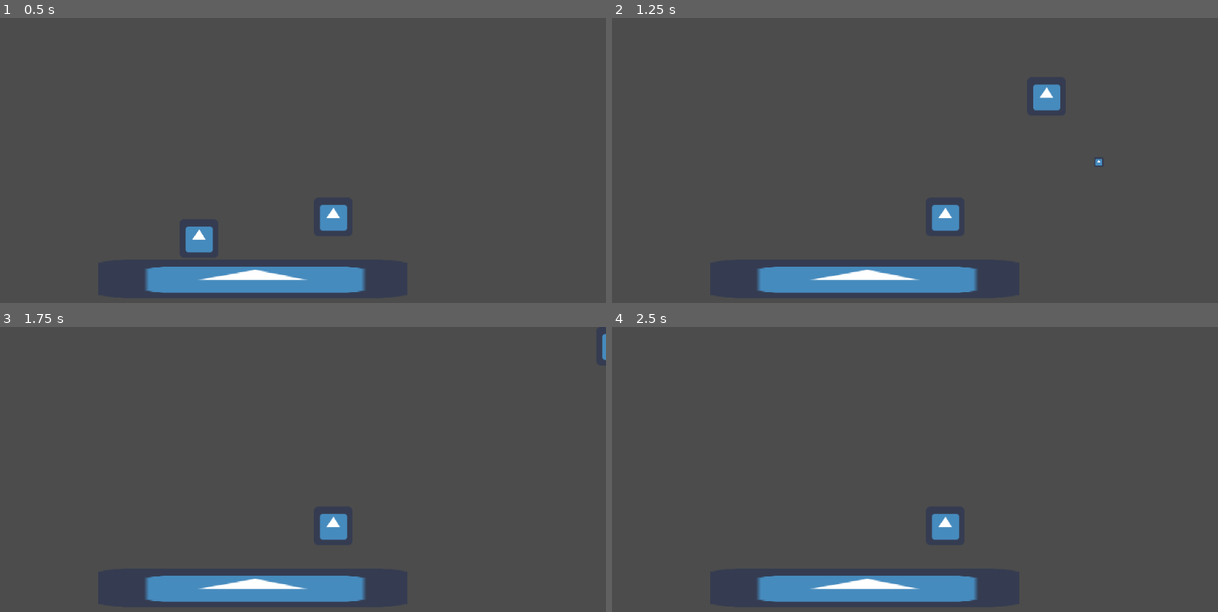
Above: before the commit, frames 1-4 (two rows, left to right).
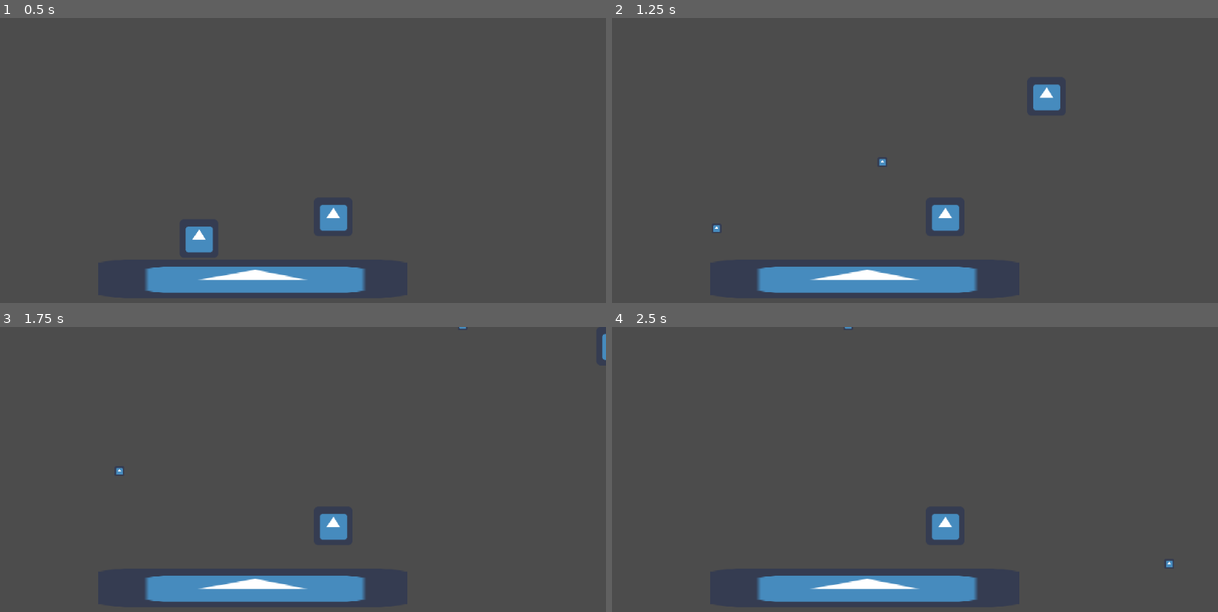
Above: after the commit, the same moments.

Repository: ValorZard/Climb-of-Destiny
Game: Godot game, scene res://Main.tscn
The game is run twice, just before and just after one commit, with the same random seed, the same clock (stepped at 60 frames per second) and the same inputs. The engine's default icon, where the game draws it, is replaced by a stand-in: a white triangle on a blue panel in a dark square.
Inputs (mouse positions are in pixels of both pictures, inside the frame that each line leads up to):
- Up to frame 1 (0.5 s): no input
- Up to frame 2 (1.25 s): move the mouse to (878, 271) at 0.52 s; press the mouse at (878, 271) at 0.53 s; hold D (walk_right) from 0.53 s (still down); tap Space (jump) at 0.77, 0.8, 1.07 s
- Up to frame 3 (1.75 s): keep holding D (walk_right); move the mouse to (484, 560) at 1.27 s; release the mouse at (484, 560) at 1.28 s; tap Space (jump) at 1.35, 1.52 s; click (484, 560) at 1.55 s
- Up to frame 4 (2.5 s): tap Space (jump) at 1.82, 2.3 s; move the mouse to (721, 452) at 2.02 s; release D (walk_right) at 2.03 s; press the mouse at (721, 452) at 2.03 s; hold A (walk_left) from 2.03 s (still down)

Frame 1 is identical in both runs. In frame 2, less than 0.1% of the frame differs, in the area x 16-81%, y 49-76%; in frame 3, less than 0.1%; in frame 4, less than 0.1%.

Commit message:
completely redo player, new BulletSpawner, bullet changes

Diff:
--- a/Bullets/Bullet.gd
+++ b/Bullets/Bullet.gd
@@ -1,44 +1,31 @@
 extends Area2D
 
-
-# Declare member variables here. Examples:
-# var a = 2
-# var b = "text"
 class_name Bullet
 
-var velocity := Vector2.ZERO
-var default_velocity := Vector2(800, 0)
+var bullet_velocity := Vector2.ZERO
 var damage : int = 10
-var facing_right := true
 
-var node_shot_from : Node # the owner of this node
+#var node_shot_from : Node # the owner of this node
 
-# Called when the node enters the scene tree for the first time.
-func _ready():
-	add_to_group("Bullets")
-	velocity = default_velocity
-
-func destroy_self():
-	self.queue_free()
-
-# Called every frame. 'delta' is the elapsed time since the previous frame.
-func _physics_process(delta):
-	self.position += velocity * delta
-	# set direction of velocity of bullet of the direction player is facing
-	if !facing_right:
-		if velocity.x > 0:
-			velocity.x = -velocity.x
-	else:
-		if velocity.x < 0:
-			velocity.x = -velocity.x
-	#print($Timer.is_stopped())
-	#print($Timer.time_left)
-	# when timer is done, delete bullet so we dont have a bunch of random bullets exists
-	if $Timer.is_stopped():
-		destroy_self()
+func _on_DespawnTimer_timeout():
+	destroy_self()
 
 func _on_Bullet_body_entered(body):
 	if body is Enemy:
 		body.health -= 1
 	if !body.is_in_group("Bullets"):
 		destroy_self()
+
+# Called when the node enters the scene tree for the first time.
+func _ready():
+	add_to_group("Bullets")
+
+# Called every frame. 'delta' is the elapsed time since the previous frame.
+func _physics_process(delta):
+	self.position += bullet_velocity * delta
+
+func destroy_self():
+	self.queue_free()
+
+func set_velocity(vel: Vector2):
+	bullet_velocity = vel
--- a/Bullets/Bullet.tscn
+++ b/Bullets/Bullet.tscn
@@ -15,10 +15,10 @@
 [node name="Hitbox" type="CollisionShape2D" parent="."]
 shape = SubResource( 1 )
 
-[node name="Timer" type="Timer" parent="."]
+[node name="DespawnTimer" type="Timer" parent="."]
 wait_time = 2.0
 one_shot = true
 autostart = true
 
-[connection signal="area_entered" from="." to="." method="_on_Bullet_area_entered"]
 [connection signal="body_entered" from="." to="." method="_on_Bullet_body_entered"]
+[connection signal="timeout" from="DespawnTimer" to="." method="_on_DespawnTimer_timeout"]
--- /dev/null
+++ b/Bullets/BulletSpawner.gd
@@ -0,0 +1,27 @@
+extends Node2D
+
+class_name BulletSpawner
+
+export var angle : int
+export var speed : int
+
+var bullet_prefab = preload("res://Bullets/Bullet.tscn")
+
+# Node that all bullets are made children of
+onready var bullet_node: Node = get_tree().get_current_scene().get_node("Bullets")
+# Must be onready to allow export vars to load
+onready var bullet_velocity : Vector2 = Vector2(speed*cos(deg2rad(angle)), -speed*sin(deg2rad(angle)))
+
+func instance_bullet():
+	var bullet = bullet_prefab.instance()
+	bullet_node.add_child(bullet)
+	return bullet
+
+func set_bullet_position(bullet):
+	var target_position = self.get_global_position()
+	bullet.set_position(target_position)
+
+func shoot():
+	var bullet = instance_bullet()
+	bullet.set_position(self.get_global_position())
+	bullet.set_velocity(bullet_velocity)
--- a/Player/Player.gd
+++ b/Player/Player.gd
@@ -1,101 +1,101 @@
-# part of code taken from KidsCanCode
-# https://kidscancode.org/godot_recipes/2d/platform_character/
-
 extends KinematicBody2D
 
-class_name Player
-
-export var speed : float = 600
+export var walk_speed : float = 600
+export var walk_acceleration : float = 0.25
 export var jump_speed : float = -1000
 export var gravity : float = 70
 export var friction : float = 0.1
-export var acceleration : float = 0.25
 
-export var max_air_jumps : int = 1
-var air_jumps : int = max_air_jumps
-var is_jumping : bool = false
+export var max_air_jumps : int = 3
 
-var velocity : Vector2 = Vector2.ZERO
-var direction : int = 0
-var facing_right := true
+var velocity: Vector2 = Vector2.ZERO
+var air_jumps: int = max_air_jumps
+var can_shoot: bool = true
 
-var bullet_prefab : PackedScene = preload("res://Bullets/Bullet.tscn")
+var bullet_prefab = preload("res://Bullets/Bullet.tscn")
 
-func get_input():
-	direction = 0
+onready var bullet_timer: Timer = get_node("BulletTimer")
+onready var bullet_node: Node = get_tree().get_current_scene().get_node("Bullets")
+# All bullet spawners that are children of this node
+# How do you type this?
+onready var bullet_spawners = get_child_bullet_spawners()
+
+
+func _on_BulletTimer_timeout():
+	can_shoot = true
+
+# Called when the node enters the scene tree for the first time.
+func _ready():
+	pass # Replace with function body.
+
+# Called every frame. 'delta' is the elapsed time since the previous frame.
+func _physics_process(_delta):
+	shoot()
+	move()
+
+# Calls each function to manipulate velocity
+func move():
+	move_horizontal()
+	move_gravity()
+	move_jump()
+	# Add other movement abilities here
+
+	# Commit velocities and handle collisions
+	velocity = move_and_slide(velocity, Vector2.UP)
+
+# Get all BulletSpawners that are children of this node
+func get_child_bullet_spawners():
+	var spawners = []
+	for child in get_children():
+		if child is BulletSpawner:
+			spawners.append(child)
+	return spawners
+
+# Get BulletSpawner that is closest to cursor
+# Add ability to use arrow keys?
+func get_closest_bullet_spawner():
+	var i_distance: float = INF
+	var i_closest: BulletSpawner
+	var mouse_pos = get_viewport().get_mouse_position()
+	for spawner in bullet_spawners:
+		var cur_distance = spawner.get_global_position().distance_to(mouse_pos)
+		if cur_distance < i_distance:
+			i_distance = cur_distance
+			i_closest = spawner
+	return i_closest
+
+# Instantiate and set position of bullets each time timer fires
+func shoot():
+	if Input.is_action_pressed("shoot") and can_shoot:
+		get_closest_bullet_spawner().shoot()
+		can_shoot = false
+		bullet_timer.start(0)
+
+# Walking/air strafe and friction if not walking
+func move_horizontal():
+	# Can if function into 'if' if different case needed for air
+	# Ex: move_horizontal_ground and move_horizontal_air
+	var direction = get_walk_direction()
+	if direction:
+		velocity.x = lerp(velocity.x, direction*walk_speed, walk_acceleration)
+	else:
+		velocity.x = lerp(velocity.x, 0, friction)
+
+func get_walk_direction():
+	var direction : int = 0
+
 	if Input.is_action_pressed("walk_right"):
 		direction += 1
 	if Input.is_action_pressed("walk_left"):
 		direction -= 1
+	return direction
 
-	# check if the facing direction is same as mouse
-	facing_right = get_viewport().get_mouse_position().x - self.position.x >= 0
+func move_gravity():
+	velocity.y += gravity
 
-
-func set_horizontal_movement():
-	if direction != 0:
-		velocity.x = lerp(velocity.x, direction * speed, acceleration)
-	else:
-		velocity.x = lerp(velocity.x, 0, friction)
-
-func set_vertical_movement(delta):
-	# when on floor and jump is not buffered, there shouldn't be any y velocity
-	# if jump is buffered, y velocity should equal jump speed
-	# if is in air, the player should be affected by gravity
-	if is_on_floor() and !is_jumping:
-		velocity.y = 0
-		# refill air jumps now that we've landed
+func move_jump():
+	if is_on_floor():
 		air_jumps = max_air_jumps
-	elif is_on_floor():
-		is_jumping = false
-	else:
-		velocity.y += gravity
-
-func set_movement(delta):
-	set_horizontal_movement()
-	set_vertical_movement(delta)
-	do_jump()
-
-	velocity = move_and_slide(velocity, Vector2.UP)
-
-func do_jump():
-	if Input.is_action_just_pressed("jump"):
-		if is_on_floor():
-			velocity.y = jump_speed
-		elif air_jumps > 0:
-			velocity.y = jump_speed
-			air_jumps -= 1
-
-func set_bullet_exit():
-	# flip position of bullet exit based on facing direction
-	if facing_right and $BulletExit.position.x < 0:
-		$BulletExit.position.x = -$BulletExit.position.x
-	elif !facing_right and $BulletExit.position.x > 0:
-		$BulletExit.position.x = -$BulletExit.position.x
-
-func check_shoot():
-	if Input.is_action_pressed("shoot"):
-		# if the timer between shots is over
-		if $BulletTimer.is_stopped():
-			# spawn bullet
-			var bullet := bullet_prefab.instance()
-			get_tree().current_scene.get_node("Bullets").add_child(bullet)
-			# set bullet information
-			bullet.position = $BulletExit.global_position
-			bullet.facing_right = facing_right
-			bullet.node_shot_from = self
-			# start timer again
-			$BulletTimer.start()
-
-
-func _physics_process(delta):
-	get_input()
-	set_movement(delta)
-	set_bullet_exit()
-	check_shoot()
-	print_player()
-
-func print_player():
-	var print_string := ""
-	print_string += "Direction: " + str(direction) + "\n"
-	$Label.text = print_string
+	if Input.is_action_just_pressed("jump") and air_jumps:
+		velocity.y = jump_speed
+		air_jumps -= 1
--- a/Player/Player.tscn
+++ b/Player/Player.tscn
@@ -1,7 +1,8 @@
-[gd_scene load_steps=4 format=2]
+[gd_scene load_steps=5 format=2]
 
 [ext_resource path="res://icon.png" type="Texture" id=1]
-[ext_resource path="res://Player/Player2.gd" type="Script" id=2]
+[ext_resource path="res://Player/Player.gd" type="Script" id=2]
+[ext_resource path="res://Bullets/BulletSpawner.gd" type="Script" id=3]
 
 [sub_resource type="CapsuleShape2D" id=1]
 radius = 20.4592
@@ -16,8 +17,22 @@
 [node name="CollisionShape2D" type="CollisionShape2D" parent="."]
 shape = SubResource( 1 )
 
-[node name="BulletExit" type="Node2D" parent="."]
+[node name="BulletSpawner" type="Node2D" parent="."]
 position = Vector2( 60, 0 )
+script = ExtResource( 3 )
+speed = 1000
+
+[node name="BulletSpawner2" type="Node2D" parent="."]
+position = Vector2( -60, 0 )
+script = ExtResource( 3 )
+angle = 180
+speed = 500
+
+[node name="BulletSpawner3" type="Node2D" parent="."]
+position = Vector2( 0, -60 )
+script = ExtResource( 3 )
+angle = 90
+speed = 250
 
 [node name="BulletTimer" type="Timer" parent="."]
 wait_time = 0.25
--- a/Player/Player2.gd
+++ /dev/null
@@ -1,99 +0,0 @@
-extends KinematicBody2D
-#class_name Player2
-
-# Declare member variables here. Examples:
-# var a = 2
-# var b = "text"
-
-export var walk_speed : float = 600
-export var walk_acceleration : float = 0.25
-export var jump_speed : float = -1000
-export var gravity : float = 70
-export var friction : float = 0.1
-
-export var max_air_jumps : int = 3
-
-
-var velocity: Vector2 = Vector2.ZERO
-var air_jumps: int = max_air_jumps
-var can_shoot: bool = true
-
-var bullet_prefab = preload("res://Bullets/Bullet.tscn")
-
-onready var bullet_timer: Timer = get_node("BulletTimer")
-onready var bullet_node: Node = get_tree().get_current_scene().get_node("Bullets")
-onready var bullet_exit: Node2D = get_node("BulletExit")
-
-
-func _on_BulletTimer_timeout():
-	can_shoot = true
-
-# Called when the node enters the scene tree for the first time.
-func _ready():
-	pass # Replace with function body.
-
-# Called every frame. 'delta' is the elapsed time since the previous frame.
-func _physics_process(_delta):
-	shoot()
-	move()
-
-
-# Calls each function to manipulate velocity
-func move():
-	move_horizontal()
-	move_gravity()
-	move_jump()
-	# Add other movement abilities here
-
-	# Commit velocities and handle collisions
-	velocity = move_and_slide(velocity, Vector2.UP)
-
-func instance_bullet():
-	var bullet = bullet_prefab.instance()
-	bullet_node.add_child(bullet)
-	return bullet
-
-func set_bullet_position(bullet):
-	var target_position = bullet_exit.get_global_position()
-	bullet.set_position(target_position)
-
-
-# Instantiate and set position of bullets each time timer fires
-func shoot():
-	if Input.is_action_pressed("shoot") and can_shoot:
-		var bullet = instance_bullet()
-		set_bullet_position(bullet)
-		can_shoot = false
-		bullet_timer.start(0)
-
-
-# Walking/air strafe and friction if not walking
-func move_horizontal():
-	# Can if function into 'if' if different case needed for air
-	# Ex: move_horizontal_ground and move_horizontal_air
-	var direction = get_walk_direction()
-
-	if direction:
-		velocity.x = lerp(velocity.x, direction*walk_speed, walk_acceleration)
-	else:
-		velocity.x = lerp(velocity.x, 0, friction)
-
-func get_walk_direction():
-	var direction : int = 0
-
-	if Input.is_action_pressed("walk_right"):
-		direction += 1
-	if Input.is_action_pressed("walk_left"):
-		direction -= 1
-	return direction
-
-
-func move_gravity():
-	velocity.y += gravity
-
-func move_jump():
-	if is_on_floor():
-		air_jumps = max_air_jumps
-	if Input.is_action_just_pressed("jump") and air_jumps:
-		velocity.y = jump_speed
-		air_jumps -= 1
--- a/project.godot
+++ b/project.godot
@@ -14,20 +14,20 @@
 "language": "GDScript",
 "path": "res://Bullets/Bullet.gd"
 }, {
+"base": "Node2D",
+"class": "BulletSpawner",
+"language": "GDScript",
+"path": "res://Bullets/BulletSpawner.gd"
+}, {
 "base": "KinematicBody2D",
 "class": "Enemy",
 "language": "GDScript",
 "path": "res://Enemies/Enemy.gd"
-}, {
-"base": "KinematicBody2D",
-"class": "Player",
-"language": "GDScript",
-"path": "res://Player/Player.gd"
 } ]
 _global_script_class_icons={
 "Bullet": "",
-"Enemy": "",
-"Player": ""
+"BulletSpawner": "",
+"Enemy": ""
 }
 
 [application]
